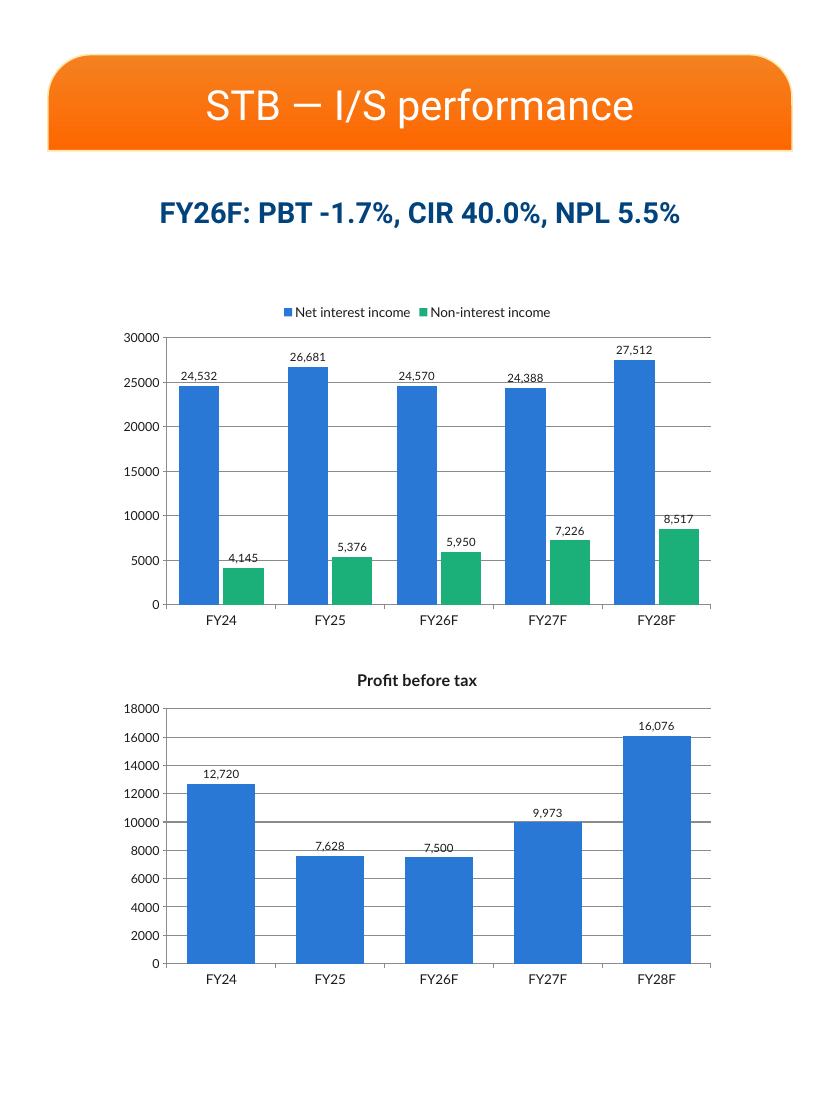
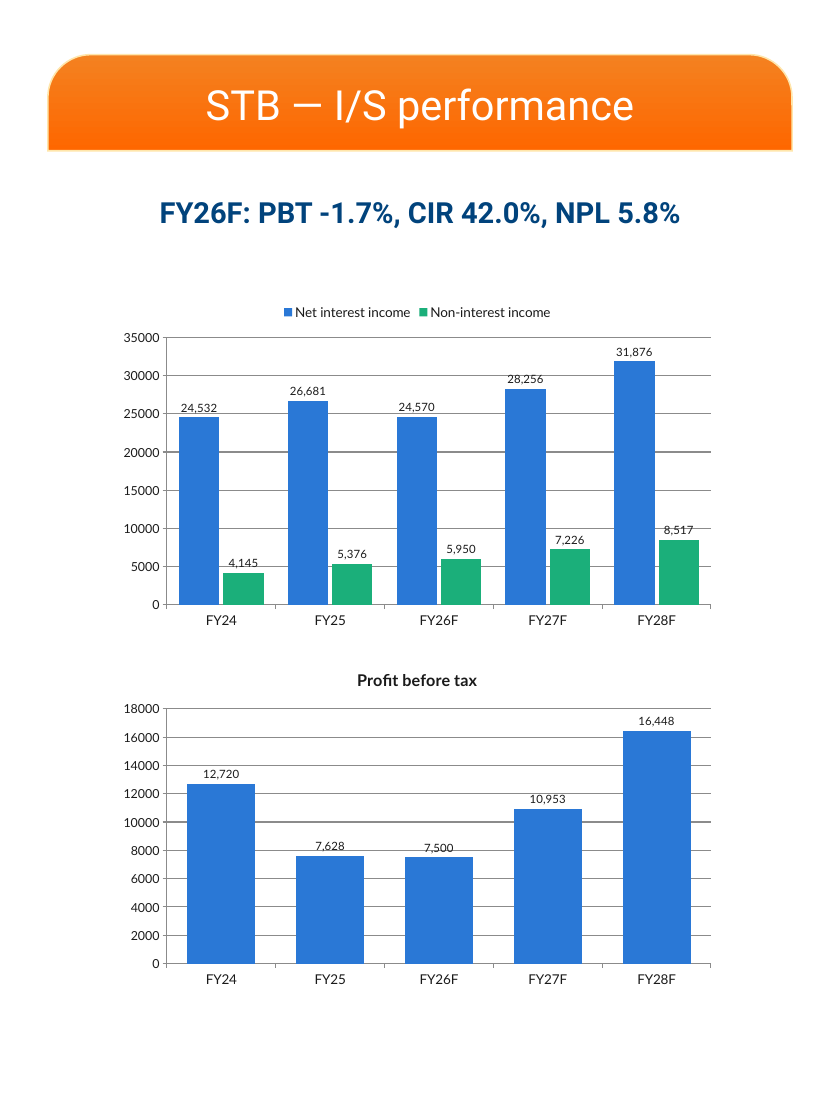
Before and after one commit to datquanton/verbose-guide, a slide deck: slide 3 of MASVN_Mobile_Report_STB_FPT_2Q26_EN_VN.pptx. Drawn at 840x1120 pixels with LibreOffice and Linux fonts; fonts in the diff are those of the drawing; background and template pictures are left out. Boxes give left, top, right and bottom in pixels: in the first picture for what was removed or moved away, otherwise in the second. Text is boxed around its words. In the diff, an @@ line names an element or a change of style, - is before the commit and + after.

```diff
--- a/MASVN_Mobile_Report_STB_FPT_2Q26_EN_VN.pptx
+++ b/MASVN_Mobile_Report_STB_FPT_2Q26_EN_VN.pptx
@@ text at (x1=160, y1=202, x2=680, y2=228): text changed @@
-FY26F: PBT -1.7%, CIR 40.0%, NPL 5.5%
+FY26F: PBT -1.7%, CIR 42.0%, NPL 5.8%
@@ column chart at (x1=111, y1=296, x2=724, y2=635) @@
@@ Net interest income, FY27F: 24388 to 28256 @@
@@ Net interest income, FY28F: 27512 to 31876 @@
@@ column chart at (x1=111, y1=655, x2=724, y2=995) @@
@@ Profit before tax, FY27F: 9973 to 10953 @@
@@ Profit before tax, FY28F: 16076 to 16448 @@
```
Also in this commit, not shown: 9 other slides changed, 12 other files.
